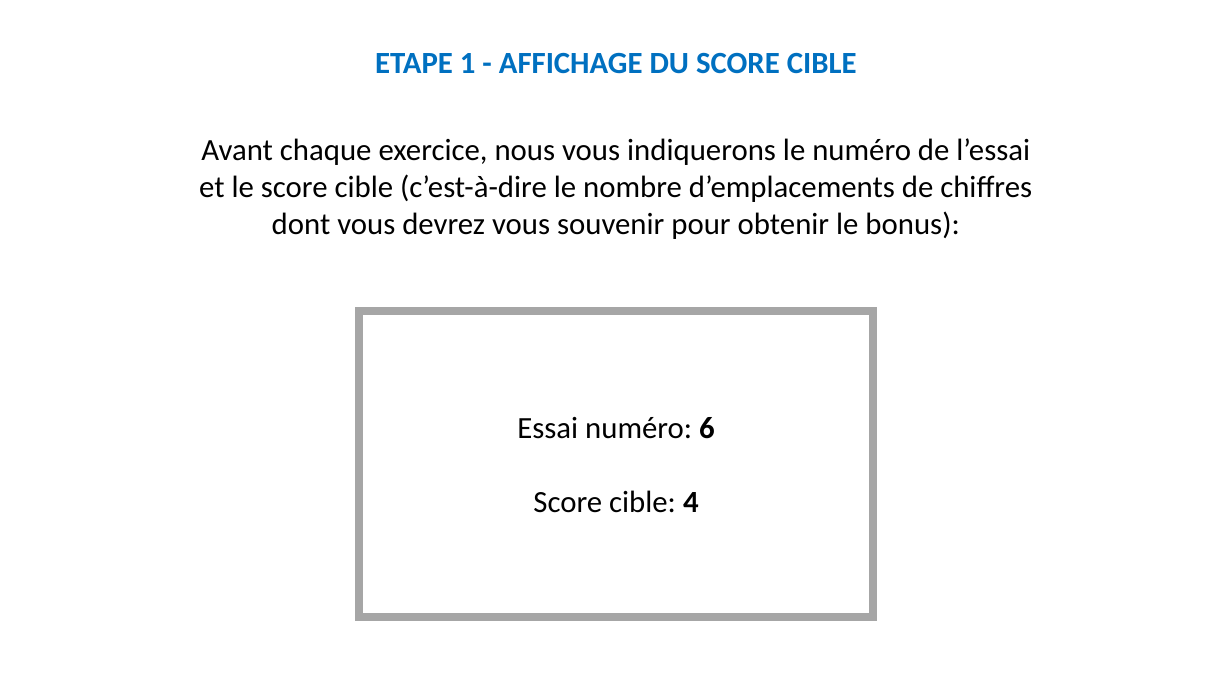
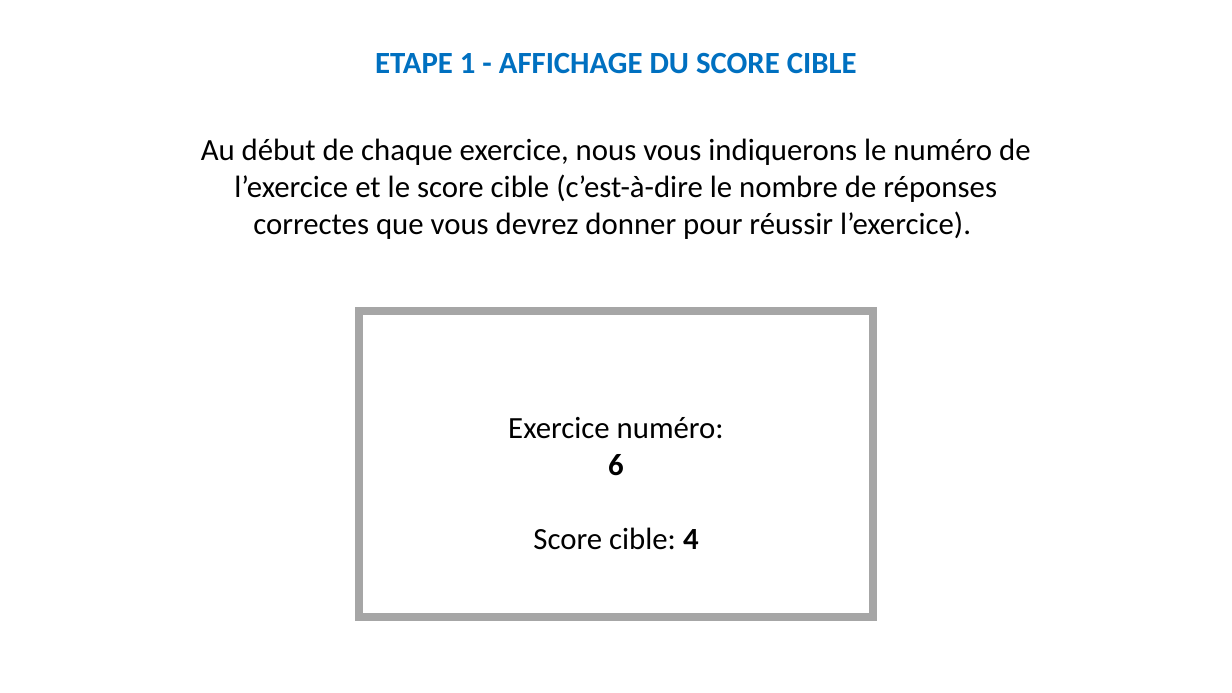
Before and after one commit to MBB-team/Online_Testing, a slide deck: slide 7 of src/SE_ELAN/Stimuli/Instructions.pptx (slide 8 before the commit). Drawn at 1232x693 pixels with LibreOffice and Linux fonts; fonts in the diff are those of the drawing. Boxes give left, top, right and bottom in pixels: in the first picture for what was removed or moved away, otherwise in the second. Text is boxed around its words. In the diff, an @@ line names an element or a change of style, - is before the commit and + after.

```diff
--- a/src/SE_ELAN/Stimuli/Instructions.pptx
+++ b/src/SE_ELAN/Stimuli/Instructions.pptx
@@ text at box(201, 138, 1030, 239): text changed @@
-Avant chaque exercice, nous vous indiquerons le numéro de l’essai et le score cible (c’est-à-dire le nombre d’emplacements de chiffres dont vous devrez vous souvenir pour obtenir le bonus):
+Au début de chaque exercice, nous vous indiquerons le numéro de l’exercice et le score cible (c’est-à-dire le nombre de réponses correctes que vous devrez donner pour réussir l’exercice).
@@ text at box(508, 417, 724, 476): text changed @@
-Essai numéro: 6
+Exercice numéro: 6
```
Also in this commit, not shown: 7 other slides changed, 1 slide removed.
